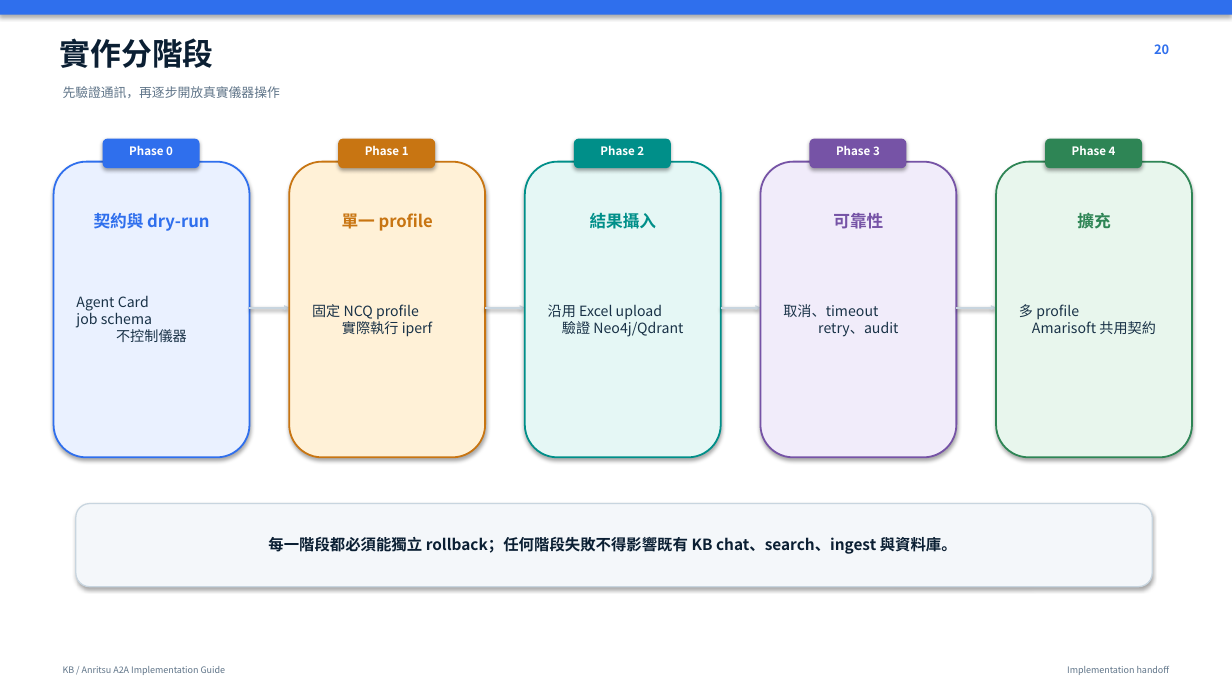
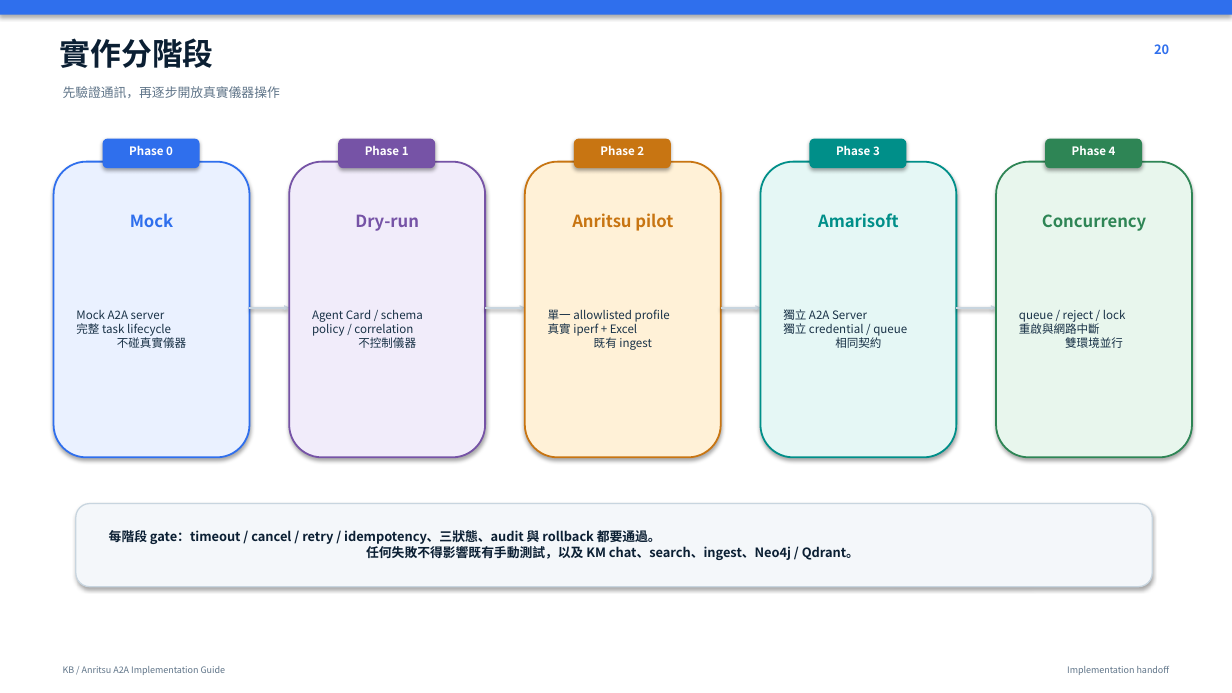
Before and after one commit to kyocarlos/knowledge-base-agent-source, a slide deck: slide 20 of ANRITSU_AGENT_A2A_IMPLEMENTATION_GUIDE.pptx. Drawn at 1232x693 pixels with LibreOffice and Linux fonts; fonts in the diff are those of the drawing. Boxes give left, top, right and bottom in pixels: in the first picture for what was removed or moved away, otherwise in the second. Text is boxed around its words. In the diff, an @@ line names an element or a change of style, - is before the commit and + after.

```diff
--- a/ANRITSU_AGENT_A2A_IMPLEMENTATION_GUIDE.pptx
+++ b/ANRITSU_AGENT_A2A_IMPLEMENTATION_GUIDE.pptx
@@ rounded rectangle at (338,139,435,168): fill #C87512 to #7653A6 @@
@@ rounded rectangle at (574,139,671,168): fill #008F89 to #C87512 @@
@@ rounded rectangle at (810,139,907,168): fill #7653A6 to #008F89 @@
@@ rounded rectangle at (289,162,485,457): fill #FFF1D7 to #F1ECFA; outline #C87512 1.4 pt to #7653A6 1.4 pt @@
@@ rounded rectangle at (525,162,721,457): fill #E5F7F5 to #FFF1D7; outline #008F89 1.4 pt to #C87512 1.4 pt @@
@@ rounded rectangle at (761,162,957,457): fill #F1ECFA to #E5F7F5; outline #7653A6 1.4 pt to #008F89 1.4 pt @@
@@ text at (130,213,173,227): text changed @@
-契約與 dry-run
+Mock
@@ text at (355,214,419,231): text changed; text colour #C87512 to #7653A6 @@
-單一 profile
+Dry-run
@@ text at (572,213,673,231): text changed; text colour #008F89 to #C87512 @@
-結果攝入
+Anritsu pilot
@@ text at (818,213,899,228): text changed; text colour #7653A6 to #008F89 @@
-可靠性
+Amarisoft
@@ text at (1042,214,1146,231): text changed @@
-擴充
+Concurrency
@@ text at (76,310,186,348): text changed; size 11 to 9 pt @@
-Agent Card
-job schema
-不控制儀器
+Mock A2A server
+完整 task lifecycle
+不碰真實儀器
@@ text at (312,309,423,348): text changed; size 11 to 9 pt @@
-固定 NCQ profile
-實際執行 iperf
+Agent Card / schema
+policy / correlation
+不控制儀器
@@ text at (548,309,670,350): text changed; size 11 to 9 pt @@
-沿用 Excel upload
-驗證 Neo4j/Qdrant
+單一 allowlisted profile
+真實 iperf + Excel
+既有 ingest
@@ text at (783,309,907,348): text changed; size 11 to 9 pt @@
-取消、timeout
-retry、audit
+獨立 A2A Server
+獨立 credential / queue
+相同契約
@@ text at (1019,310,1126,348): text changed; size 11 to 9 pt @@
-多 profile
-Amarisoft 共用契約
+queue / reject / lock
+重啟與網路中斷
+雙環境並行
@@ text at (109,530,859,560): text changed; size 12 to 10 pt @@
-每一階段都必須能獨立 rollback；任何階段失敗不得影響既有 KB chat、search、ingest 與資料庫。
+每階段 gate：timeout / cancel / retry / idempotency、三狀態、audit 與 rollback 都要通過。
+任何失敗不得影響既有手動測試，以及 KM chat、search、ingest、Neo4j / Qdrant。
```
Also in this commit, not shown: 13 other slides changed, 17 other files.
